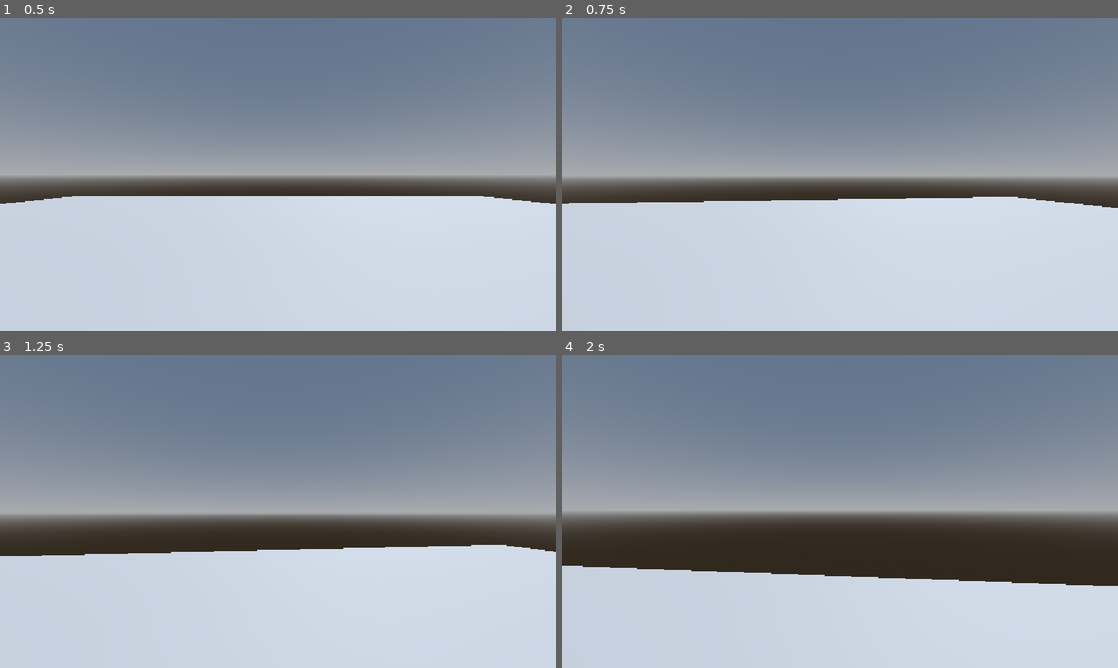
Above: before the commit, frames 1-4 (two rows, left to right).
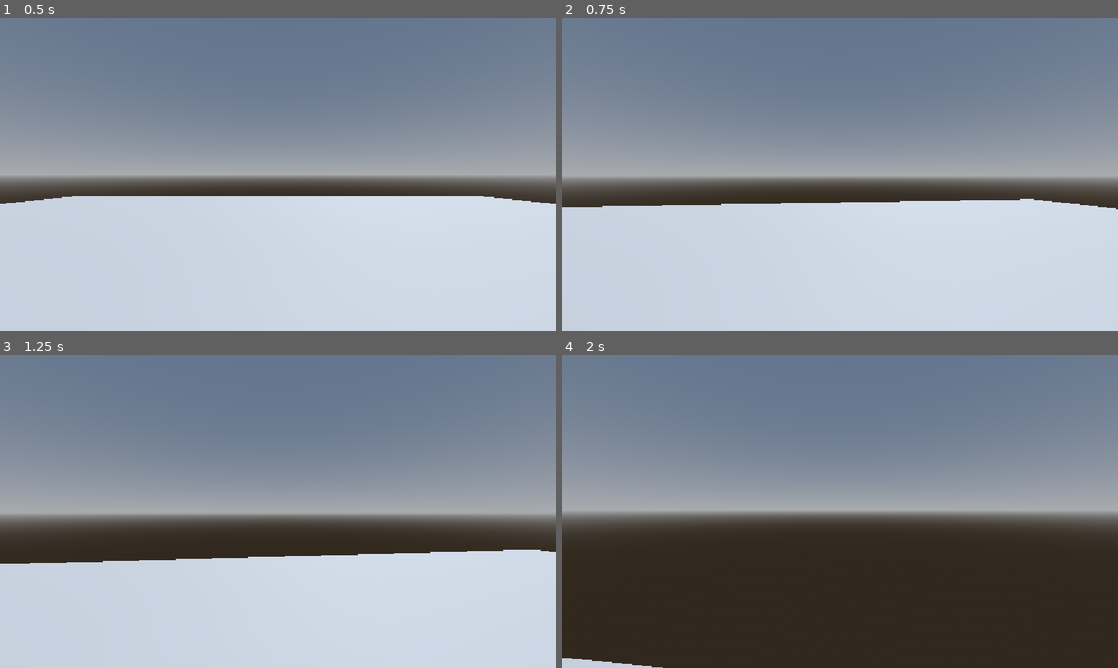
Above: after the commit, the same moments.

Repository: silentshiro-g1thub/oathbound-game
Game: Godot game, scene res://scenes/main.tscn
Two runs of this game, one before a commit and one after it. Both use one fixed random seed, a clock stepped at 60 frames per second and the inputs below.
Inputs (mouse positions are in pixels of both pictures, inside the frame that each line leads up to):
- Up to frame 1 (0.5 s): no input
- Up to frame 2 (0.75 s): tap Enter at 0.5 s; move the mouse to (867, 174) at 0.52 s; hold W (move_forward) from 0.53 s (still down); tap Shift (sprint) at 0.6 s
- Up to frame 3 (1.25 s): keep holding W (move_forward); tap Space (jump) at 0.77, 0.8, 1.07 s
- Up to frame 4 (2 s): keep holding W (move_forward); move the mouse to (812, 511) at 1.27 s; tap Space (jump) at 1.35, 1.52, 1.82 s; tap Shift (sprint) at 1.55 s

Frame 1 is identical in both runs. In frame 2, 0.8% of the frame differs, in the area x 0-100%, y 57-62%; in frame 3, 2.0%; in frame 4, 29%, in the area x 0-100%, y 67-100%.

Commit message:
Updated acceleration for sprint and moving

Diff:
--- a/scenes/player/player.gd
+++ b/scenes/player/player.gd
@@ -1,81 +1,122 @@
 extends CharacterBody3D
 
+# MOVEMENT SETTINGS
 @export var move_speed: float = 7.0
 @export var jump_velocity: float = 4.5
 @export var mouse_sensitivity: float = 0.002
+@export var sprint_speed: float = 100.0
 
+# VARIABLE JUMP HEIGHT SETITNGS
 @export var short_hop_velocity: float = 2.5
 @export var early_release_window: float = 0.12
 @export var jump_gravity: float = 12.0 # Standard gravity while ascending
 @export var fall_gravity: float = 18.0 # Harsher gravity while falling (for smoothness)
 @export var jump_cut_multiplier: float = 0.4 # Lower value = sharper cut when buttong is released
 
+# JUMP STATE VARIABLES
 var jump_timer: float = 0.0
 var jump_cut_applied: bool = false
 
+# CAMERA CONSTANTS
+const MIN_LOOK_ANGLE: float = -89.0
+const MAX_LOOK_ANGLE: float = 89.0
+
 @onready var head: Node3D = $Head
 
+# INITIALIZATION
 func _ready() -> void:
+	# Capture mouse when the game launches
 	Input.mouse_mode = Input.MOUSE_MODE_CAPTURED
 
+# MOUSE TRACKING AND INPUT EVENTS & EDGE CASES
 func _unhandled_input(event: InputEvent) -> void:
+	# Rotate player horizontally when mouse moves
 	if event is InputEventMouseMotion:
 		rotate_y(-event.relative.x * mouse_sensitivity)
+		# Rotate the head vertically when mouse moves
 		head.rotate_x(-event.relative.y * mouse_sensitivity)
+		# Limits the camera from moving too far vertically
 		head.rotation.x = clampf(
 			head.rotation.x,
-			deg_to_rad(-89.0),
-			deg_to_rad(89.0)
+			deg_to_rad(MIN_LOOK_ANGLE),
+			deg_to_rad(MAX_LOOK_ANGLE)
 		)
 
+	# Release the mouse when cancel key is triggered
 	if event.is_action_pressed("ui_cancellation"):
 		Input.mouse_mode = Input.MOUSE_MODE_VISIBLE
 
+	# Clicking the game window captures the mouse again
 	if event is InputEventMouseButton:
 		if event.pressed and Input.mouse_mode != Input.MOUSE_MODE_CAPTURED:
 			Input.mouse_mode = Input.MOUSE_MODE_CAPTURED
 
+# GRAVITY CALCULATION
 func calculate_gravity() -> float:
 	return fall_gravity if velocity.y < 0 else jump_gravity
 
+# MAIN PHYSICS CALCULATION
 func _physics_process(delta: float) -> void:
+	# Count the early release window using elapsed time
 	if jump_timer > 0.0:
 		jump_timer -= delta
 
+	# Apply gravity whenever the player is on the air
 	if not is_on_floor():
 		velocity.y -= calculate_gravity() * delta
 
+	# Begin a jump only when the player is on the ground
 	if Input.is_action_just_pressed("jump") and is_on_floor():
 		velocity.y = jump_velocity
+		# Start the early release window for this jump
 		jump_timer = early_release_window
+		# Allow the jump-cut effect to be applied again
 		jump_cut_applied = false
 
+	# Reduce upward velocity naturally when the player releases jump
 	if (
 		Input.is_action_just_released("jump")
 		and velocity.y > 0.0
 		and not jump_cut_applied
 	):
+		# Early release limits upward velocity for a short hop
 		if jump_timer > 0.0:
 			velocity.y = minf(velocity.y, short_hop_velocity)
+		# Later release scales the remaining upward velocity
 		else:
 			velocity.y *= jump_cut_multiplier
 
+		# Mark the jump cut as complete
 		jump_cut_applied = true
 
+	# Read directional input and create a movement vector
+	# Normalization prevents diagonal movement from being faster
 	var input_dir := Input.get_vector(
 		"move_left", "move_right",
 		"move_forward", "move_back",
 	)
 
+	# Convert input relative to the player's facing direction
+	# Makes forward movement follow the direction the player faces
 	var direction := (
 		transform.basis * Vector3(input_dir.x, 0, input_dir.y)
 	).normalized()
 
-	if direction:
-		velocity.x = direction.x * move_speed
-		velocity.z = direction.z * move_speed
+	# Sprint only while the sprint action is held and the player is moving
+	var current_speed := move_speed
+
+	if Input.is_action_just_pressed("sprint") and not input_dir.is_zero_approx():
+		current_speed = sprint_speed
+
+	# Apply horizontal movement
+	if not direction.is_zero_approx():
+		# Move at the set speed in the given direction
+		velocity.x = direction.x * current_speed
+		velocity.z = direction.z * current_speed
 	else:
+		# Gradually reduce horizontal velocity when no direction is pressed
 		velocity.x = move_toward(velocity.x, 0.0, move_speed)
 		velocity.z = move_toward(velocity.z, 0.0, move_speed)
 
+	# Apply velocity and resolve collisions with the environment
 	move_and_slide()
